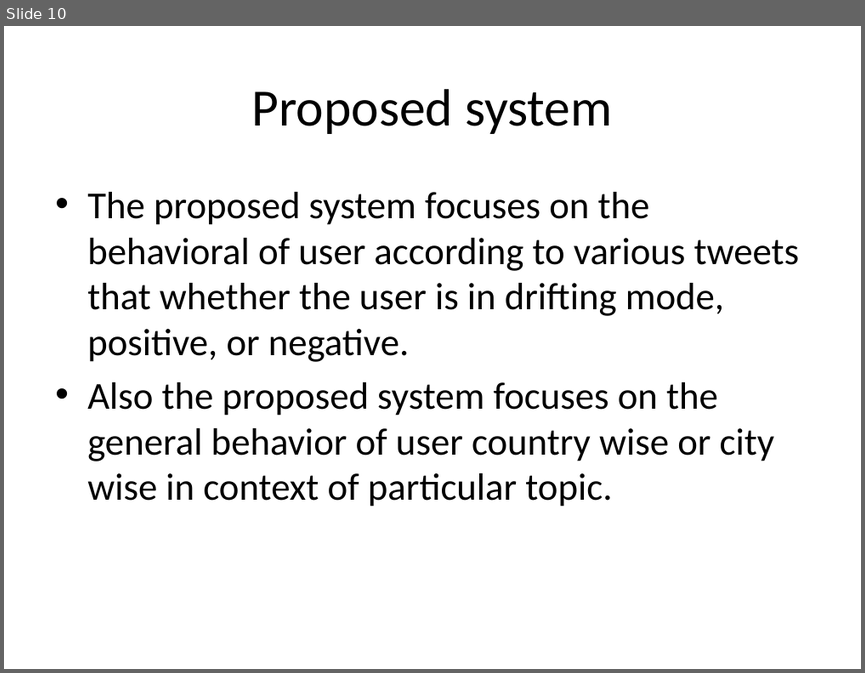
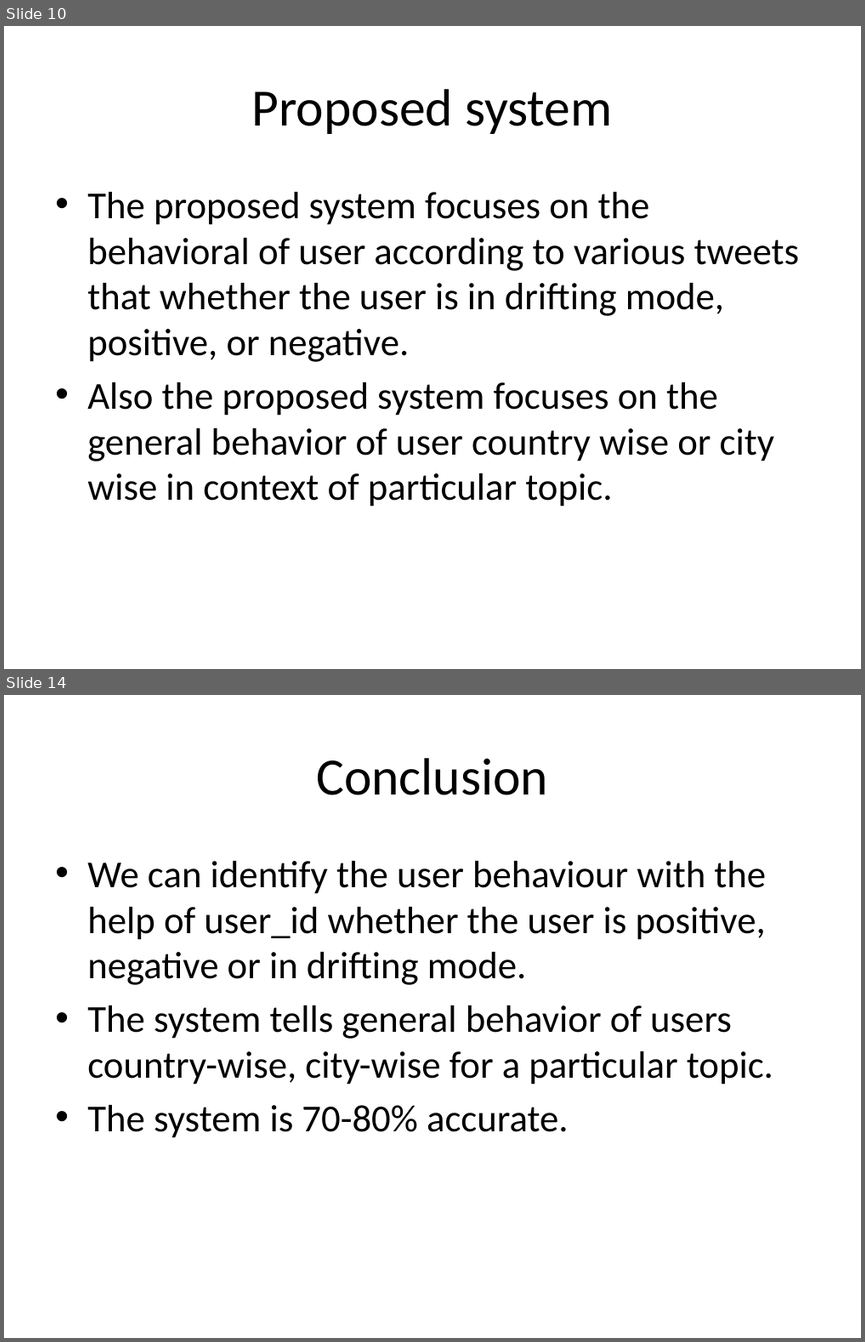
Before and after one commit to abhilashsaj/Big-Data-Analytics-and-Visualization, a slide deck: Paper 1/Paper Presentation.pptx. Shown one above the other, each under a label of ours: slide 10 before the commit, slides 10 and 14 after it; the slides between them are not shown. The pictures are 865x673 and 865x1342 pixels, drawn with LibreOffice and Linux fonts; fonts in the diff are those of the drawing. Boxes give left, top, right and bottom in pixels: in the first picture for what was removed or moved away, otherwise in the second. Text is boxed around its words. In the diff, an @@ line names an element or a change of style, - is before the commit and + after.

```diff
--- a/Paper 1/Paper Presentation.pptx
+++ b/Paper 1/Paper Presentation.pptx
@@ slide 14 added at [4,695,861,1338], background #FFFFFF @@
@@ title added at [316,758,548,795], 44 pt, text #000000 @@
+Conclusion
@@ text added at [87,861,773,1138], 32 pt, text #000000 @@
+• We can identify the user behaviour with the help of user_id whether the user is positive, negative or in drifting mode.
+• The system tells general behavior of users country-wise, city-wise for a particular topic.
+• The system is 70-80% accurate.
```
Also in this commit, not shown: 5 other slides added, 1 slide removed.
